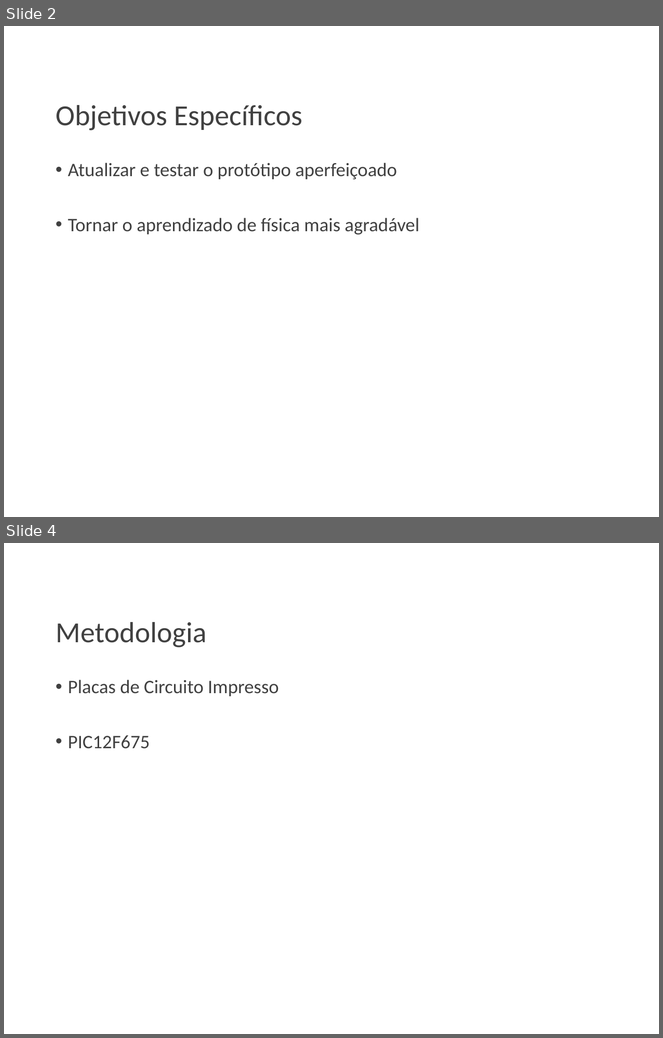
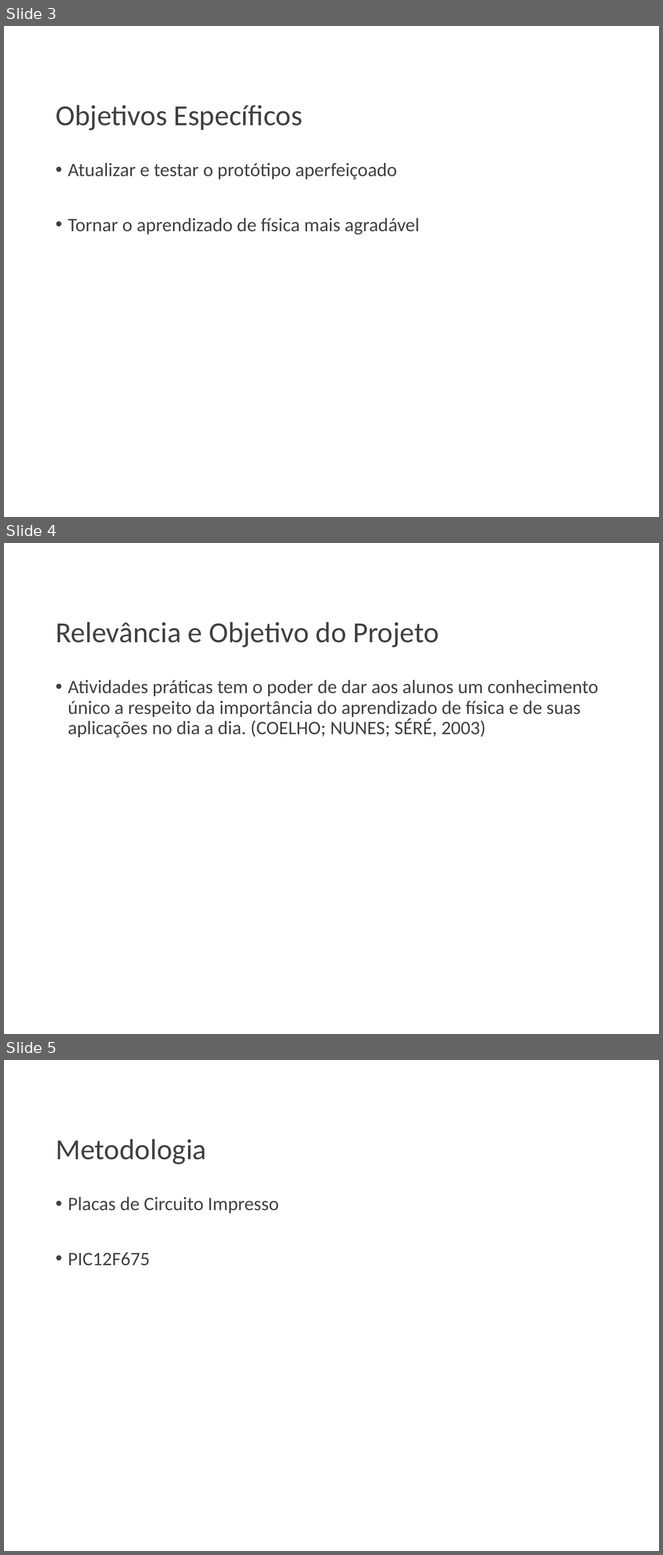
Before and after one commit to ygonb/PIBEX, a slide deck: Vídeo/Slide Lays/Slide Lays.pptx. Shown one above the other, each under a label of ours: slides 2 and 4 before the commit, slides 3, 4 and 5 after it; the slides between them are not shown. The pictures are 663x1038 and 663x1555 pixels, drawn with LibreOffice and Linux fonts; fonts in the diff are those of the drawing; background and template pictures are left out. Boxes give left, top, right and bottom in pixels: in the first picture for what was removed or moved away, otherwise in the second. Text is boxed around its words. In the diff, an @@ line names an element or a change of style, - is before the commit and + after.

```diff
--- a/Vídeo/Slide Lays/Slide Lays.pptx
+++ b/Vídeo/Slide Lays/Slide Lays.pptx
@@ slide 4 added at <box>4,543,659,1034</box>, background picture (left out) @@
@@ title added at <box>55,622,439,648</box>, 32 pt, text #404040 @@
+Relevância e Objetivo do Projeto
@@ text added at <box>68,680,598,737</box>, 21 pt, text #404040 @@
+• Atividades práticas tem o poder de dar aos alunos um conhecimento único a respeito da importância do aprendizado de física e de suas aplicações no dia a dia. (COELHO; NUNES; SÉRÉ, 2003)
@@ what was slide 2 is now slide 3 @@
@@ what was slide 4 is now slide 5 @@
```
Also in this commit, not shown: 2 other slides added, 1 slide removed, 34 other files.
